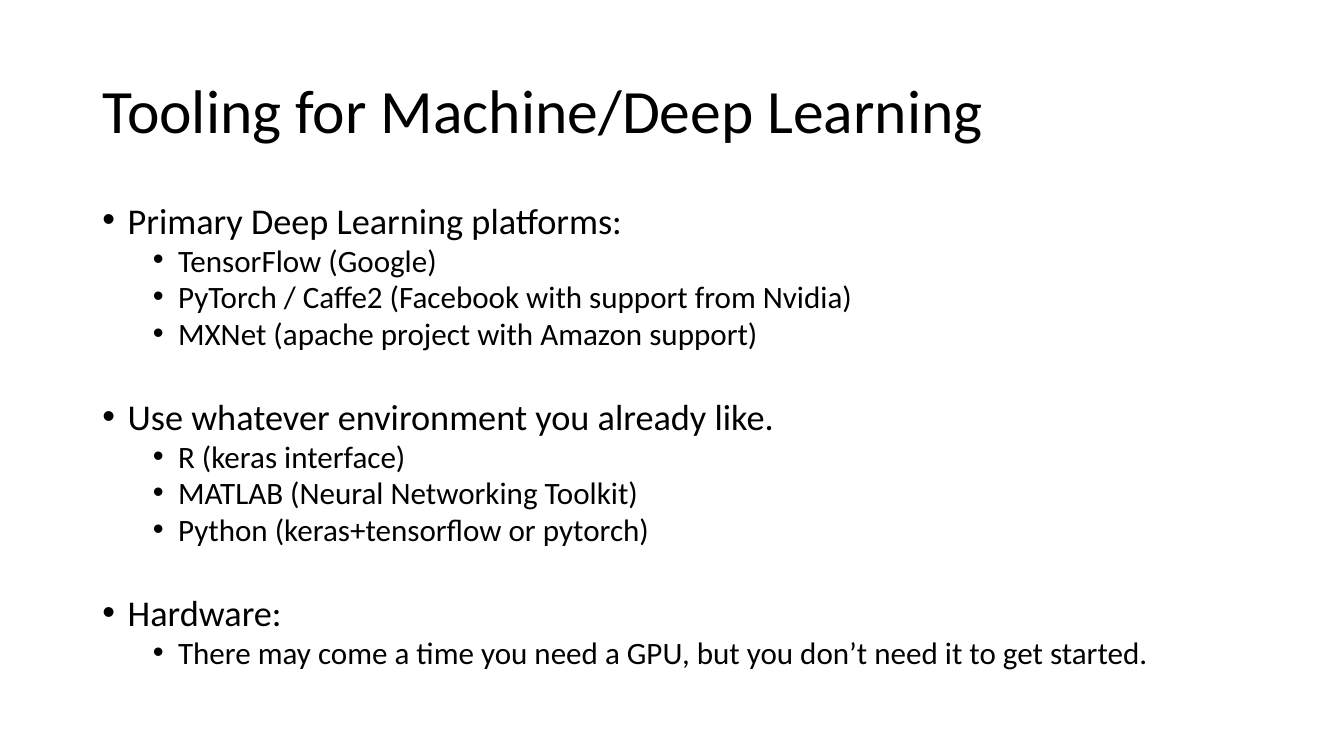
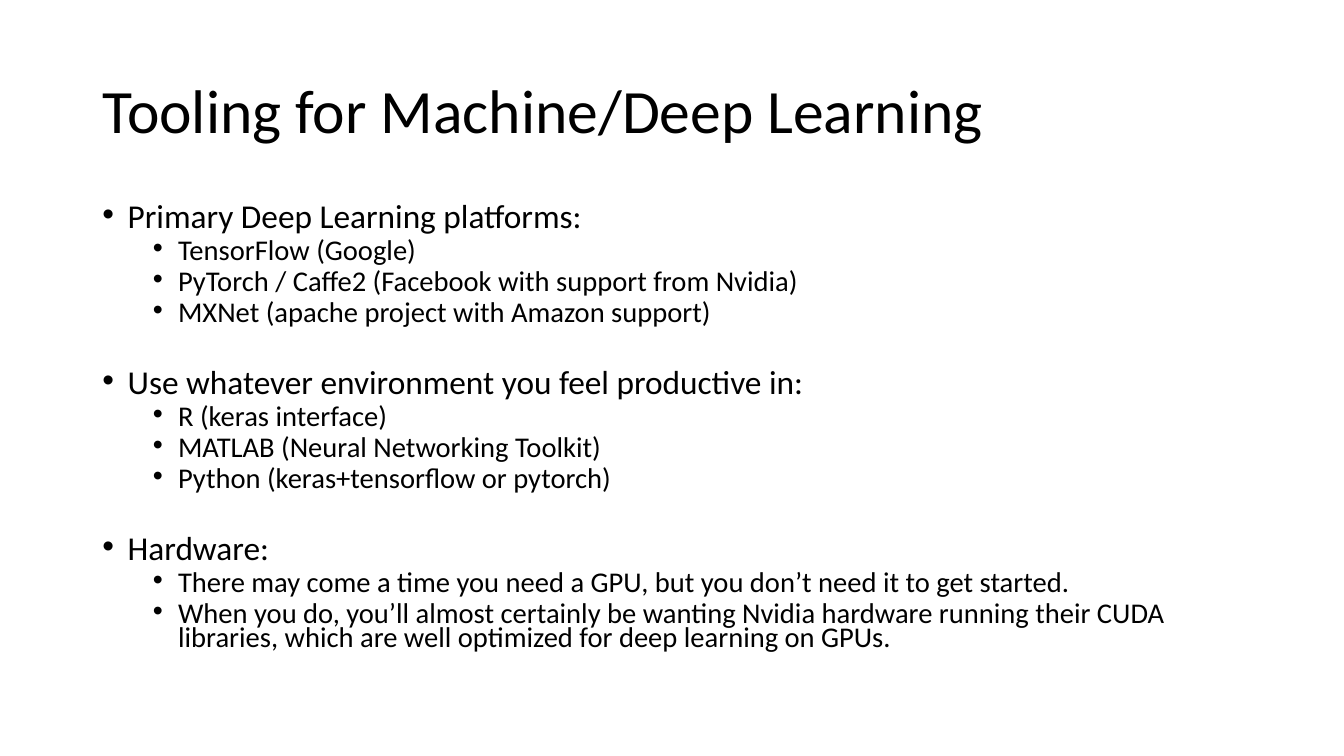
Before and after one commit to PJ7668/ml-for-ssa, a slide deck: slide 4 of ML4SSA.pptx (slide 3 before the commit). Drawn at 1344x756 pixels with LibreOffice and Linux fonts; fonts in the diff are those of the drawing. Boxes give left, top, right and bottom in pixels: in the first picture for what was removed or moved away, otherwise in the second. Text is boxed around its words. In the diff, an @@ line names an element or a change of style, - is before the commit and + after.

```diff
--- a/ML4SSA.pptx
+++ b/ML4SSA.pptx
@@ text at [128, 205, 1069, 597]: size 25.9 to 23.8 pt in "Primary Deep Learning platforms:", "Hardware:"; size 22.2 to 20.4 pt in "TensorFlow (Google)", "PyTorch / Caffe2 (Facebook with support from ...", "MXNet (apache project with Amazon support)", "R (keras interface)" and 3 more places; line spacing 0.8 to 0.7 @@
@@ text at [128, 371, 803, 400]: text changed; size 25.9 to 23.8 pt @@
-• Use whatever environment you already like.
+• Use whatever environment you feel productive in:
@@ text at [178, 603, 1164, 652]: paragraph added @@
+  • When you do, you’ll almost certainly be wanting Nvidia hardware running their CUDA libraries, which are well optimized for deep learning on GPUs.
```
Also in this commit, not shown: 4 other slides changed, 2 slides added, 2 other files.
